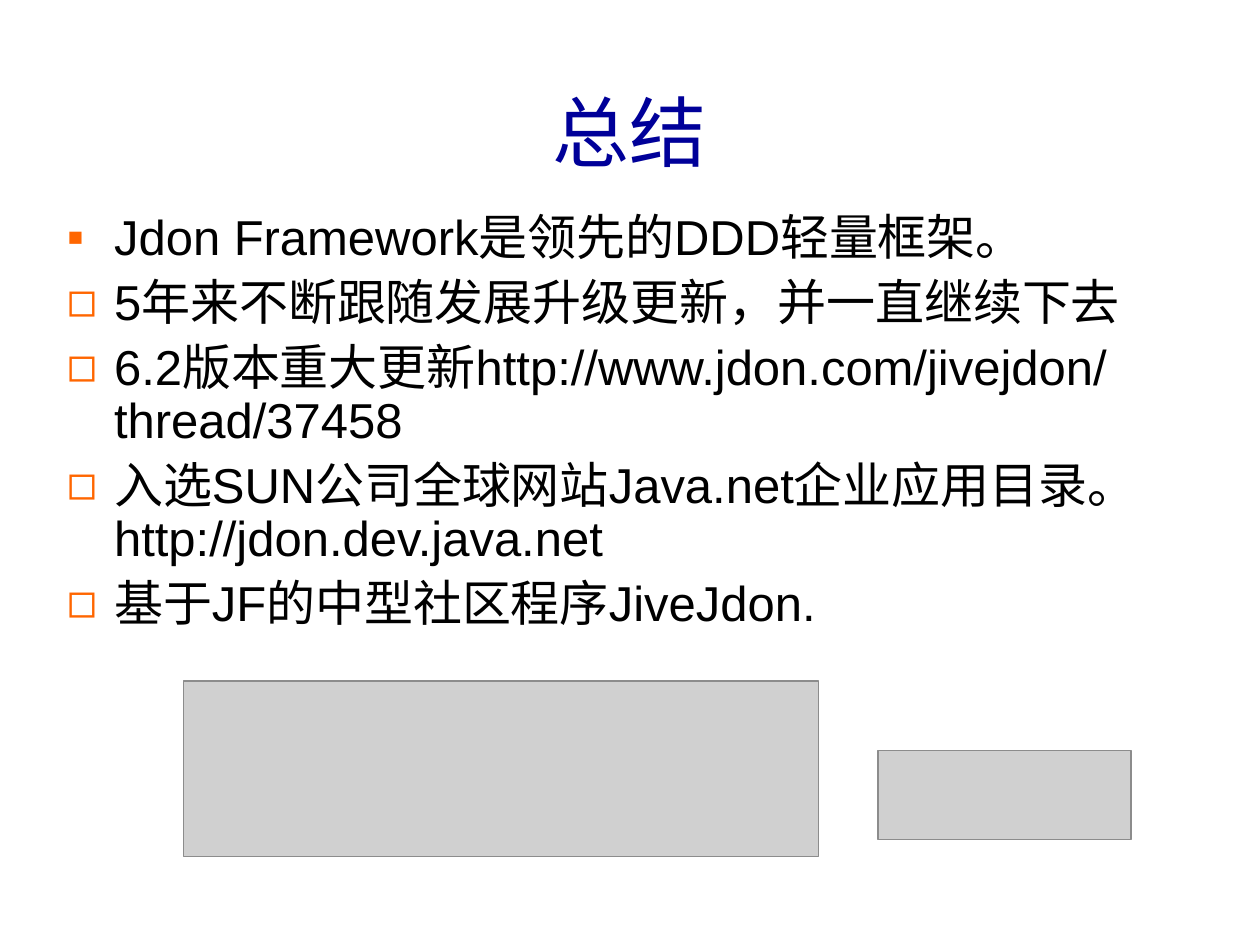
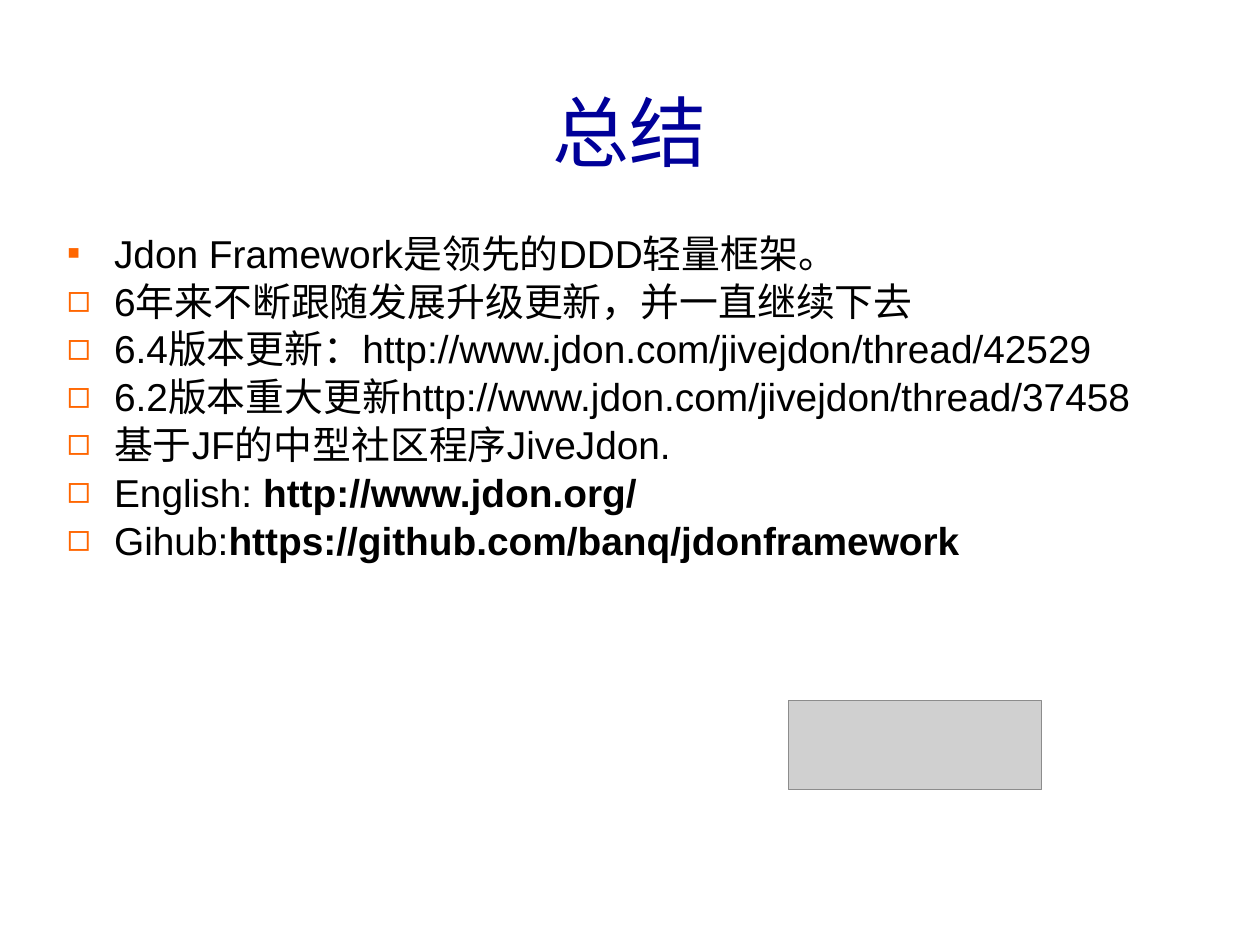
Before and after one commit to banq/jdonframework, a slide deck: slide 70 of doc/chinese/JdonFramework.ppt. Drawn at 1260x945 pixels with LibreOffice and Linux fonts; fonts in the diff are those of the drawing; grey boxes stand for pictures; background and template pictures are left out. Boxes give left, top, right and bottom in pixels: in the first picture for what was removed or moved away, otherwise in the second. Text is boxed around its words. In the diff, an @@ line names an element or a change of style, - is before the commit and + after.

```diff
--- a/doc/chinese/JdonFramework.ppt
+++ b/doc/chinese/JdonFramework.ppt
@@ text "Jdon Framework是领先的DDD轻量框架。": place and size @@
-text "Jdon Framework是领先的DDD轻量框架。" at <box>114,216,1136,625</box>
+text "Jdon Framework是领先的DDD轻量框架。" at <box>114,237,1130,562</box>
@@ text at <box>114,237,1130,462</box>: size 28 to 22.2 pt in "Jdon Framework是领先的DDD轻量框架。", "6.2版本重大更新http://www.jdon.com/jivejdon/thread/37458", "基于JF的中型社区程序JiveJdon."; line spacing 0.9 to 0.8; less space between paragraphs @@
@@ text at <box>114,285,1091,371</box>: text changed; size 28 to 22.2 pt @@
-◻ 5年来不断跟随发展升级更新，并一直继续下去
+◻ 6年来不断跟随发展升级更新，并一直继续下去
+◻ 6.4版本更新：http://www.jdon.com/jivejdon/thread/42529
@@ text at <box>114,461,1136,566</box>: paragraph removed @@
-◻ 入选SUN公司全球网站Java.net企业应用目录。
-  http://jdon.dev.java.net
@@ text at <box>114,479,959,562</box>: paragraphs added @@
+◻ English: http://www.jdon.org/
+◻ Gihub:https://github.com/banq/jdonframework
@@ picture: place and size @@
-picture at <box>184,680,819,856</box>
+picture at <box>789,701,1042,790</box>
@@ picture removed at <box>878,750,1131,839</box> @@
```
Also in this commit, not shown: 3 other slides changed, 19 other files.
